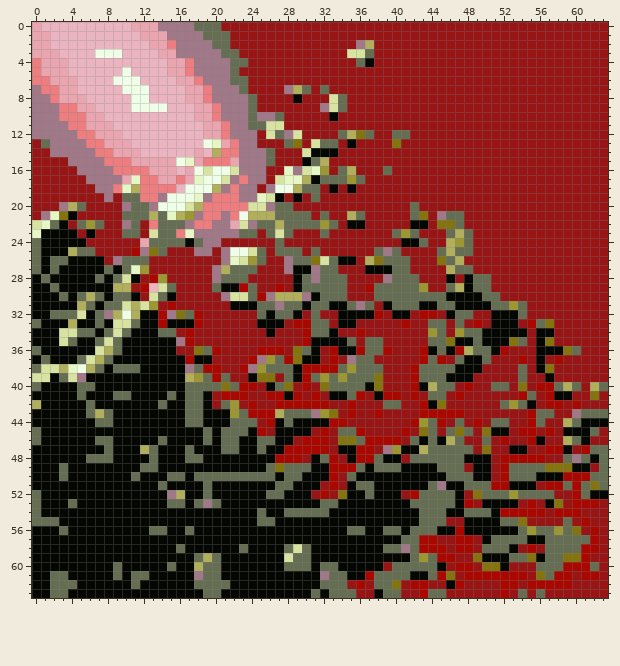
One commit to this pixel-art sprite: testdata/splash32.png. The picture above is the old version.
The file is 64x64 pixels.
Now the later version:
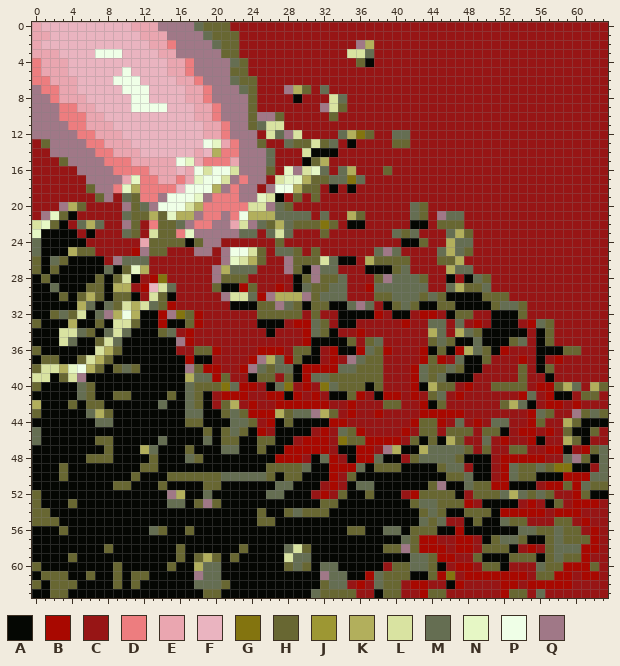
Palette (. is transparent): A #050703  B #a80800  C #971515  D #ed7d7f  E #eaa6b0  F #eab4c0  G #83740f  H #686732  J #9d9733  K #b2af5c  L #d9e3a1  M #656e52  N #e6f7c5  P #efffe7  Q #a07887
Edits made:
y 0: x 19..21 MMC -> HHH
y 1: x 20..22 MMC -> HHH
y 2: x 1 E -> F; x 21..22 MC -> HH
y 3: x 21..22 MM -> HH
y 4: x 23 M -> H; x 36 M -> H
y 5: x 22..23 MC -> HH
y 6: x 23..24 MC -> HH
y 7: x 24 C -> H; x 30 M -> H
y 8: x 24 M -> H
y 9: x 24 M -> H; x 34 M -> H
y 10: x 24 M -> H; x 27 M -> H; x 33 A -> H
y 11: x 24 M -> H
y 12: x 37 M -> H
y 13: x 1 M -> H; x 25 C -> H; x 29..30 GC -> HH; x 32 M -> H; x 40..41 GC -> HH
y 15: x 3 C -> H; x 31 M -> H
y 16: x 26 C -> H; x 32 J -> M; x 39 M -> H
y 17: x 31..32 AM -> HH; x 35 J -> G
y 18: x 6 C -> H; x 30..31 MM -> HH
y 19: x 7 C -> H; x 11 M -> H; x 29 A -> H; x 31 M -> H
y 20: x 5 M -> H; x 11 M -> H; x 28 M -> H; x 43 C -> H
y 21: x 3 G -> H; x 11..12 MM -> HH; x 14 M -> H; x 17 J -> K; x 36 M -> H; x 43 G -> H
y 22: x 2 M -> H; x 6 J -> K; x 11 M -> H; x 14..15 MM -> HH; x 26 M -> H; x 29..33 MMMJM -> HHHGH; x 45..47 GGM -> HHH
y 23: x 11 M -> H; x 14..15 MM -> HH; x 32 M -> H; x 41 J -> H; x 48 M -> H
y 24: x 13..16 MMMM -> HHHH; x 18 M -> H; x 27 M -> H; x 43 M -> H; x 47 J -> M
y 25: x 5..6 MM -> HH; x 13..14 GM -> HH; x 25 M -> H; x 29 M -> H; x 31 M -> H; x 48 M -> H
y 26: x 0 M -> H; x 3 M -> H; x 24..25 JM -> KH; x 29..31 MMG -> HHH; x 38..41 GMMM -> HHHH; x 45..46 GM -> HH
y 27: x 0 M -> H; x 2 M -> H; x 10 M -> H; x 12 J -> K; x 29 A -> H; x 40 M -> H
y 28: x 1 M -> H; x 7 M -> H; x 9 M -> H; x 14 J -> G; x 21..23 MMM -> HHH; x 30 M -> H; x 32..33 MM -> HH; x 38 C -> H; x 43 C -> H; x 50 M -> H
y 29: x 6..7 AA -> HH; x 20 M -> H; x 24 M -> H; x 31..32 MM -> HH; x 43 J -> M; x 48..49 AM -> HH
y 30: x 3 M -> H; x 5 M -> H; x 7 M -> H; x 9..10 MM -> HH; x 14 M -> H; x 31 A -> H; x 38..39 MM -> HH; x 43 M -> H; x 45 M -> H; x 50..52 MMC -> HHH
y 31: x 9 M -> H; x 13..14 JC -> MH; x 25..26 MM -> HH; x 29 M -> H; x 31..32 MM -> HH; x 40 M -> H; x 42 M -> H; x 45..46 MM -> HH; x 51 M -> H; x 53..54 JM -> MH
y 32: x 2 M -> H; x 4 M -> H; x 17 M -> H; x 25..29 MAMMA -> HHHHH; x 31 M -> H; x 47..48 MM -> HH; x 54 M -> H
y 33: x 0 M -> H; x 7 M -> H; x 11 M -> H; x 17 A -> H; x 32 M -> H; x 57 G -> H
y 34: x 6 M -> H; x 14 M -> H; x 32 M -> H; x 44 J -> K; x 47 J -> K; x 49 M -> H; x 57 A -> H
y 35: x 7 M -> H; x 35 M -> H; x 37 M -> H; x 44 M -> H; x 46 G -> H; x 53 G -> H; x 57 G -> H
y 36: x 0 M -> H; x 9 M -> H; x 18..19 GM -> HH; x 29..30 GM -> HH; x 38 M -> H; x 45 M -> H; x 50 M -> H; x 59..60 GM -> HH
y 37: x 1..2 MA -> HH; x 5 M -> H; x 8 M -> H; x 26 J -> K; x 29 G -> H; x 37..38 MC -> HH; x 44 M -> H; x 50 M -> H
y 38: x 0 M -> H; x 7 M -> H; x 9 M -> H; x 11 M -> H; x 18 M -> H; x 25..26 JM -> MH; x 35..38 JMMM -> MHHH; x 44..45 MM -> HH; x 47 A -> H; x 54 M -> H; x 57 G -> H
y 39: x 3 M -> H; x 18 J -> M; x 21 M -> H; x 25..26 GG -> HH; x 28 M -> H; x 32..38 JMJMMMG -> MHHHHHH; x 44 M -> H; x 54 M -> H
y 40: x 0 M -> H; x 6 M -> H; x 18..20 MMM -> HHH; x 34..36 MMM -> HHH; x 38 G -> H; x 45..46 MM -> HH; x 51..54 MMCG -> HHHH; x 58 M -> H; x 63 M -> H
y 41: x 6 A -> H; x 9..10 MM -> HH; x 15 M -> H; x 18 M -> H; x 35 M -> H; x 44 M -> H; x 61..62 CG -> HH
y 42: x 4 A -> H; x 6..7 MA -> HH; x 18 M -> H; x 21..22 MJ -> HK; x 39..40 MM -> HH; x 45 G -> H; x 52..53 MJ -> HK
y 43: x 0 A -> H; x 8 M -> H; x 21..23 AJM -> HMH; x 28 M -> H; x 32..33 JG -> KH; x 57 M -> H; x 61 M -> H; x 63 M -> H
y 44: x 17..18 MM -> HH; x 24 M -> H; x 28 M -> H; x 43..44 JM -> HH; x 56 M -> H; x 60 M -> H
y 45: x 19 M -> H; x 21 M -> H; x 23 M -> H; x 35 M -> H; x 43..44 GM -> HH; x 46..48 MGM -> HHH; x 50..51 GA -> HH; x 59 A -> H; x 62 M -> H
y 46: x 7..8 MM -> HH; x 21..22 MM -> HH; x 25..26 MM -> HH; x 35..36 GM -> HH; x 42 M -> H; x 44 M -> H; x 47 M -> H; x 60 M -> H
y 47: x 8 M -> H; x 17 M -> H; x 25 M -> H; x 40 J -> K; x 48 M -> H; x 50 G -> H; x 53..54 AA -> HH; x 62 M -> H
y 48: x 6..8 MMM -> HHH; x 13 M -> H; x 18 M -> H; x 42 M -> H; x 47 M -> H; x 61 M -> H
y 49: x 3 M -> H; x 12..13 MM -> HH; x 26..29 MGMM -> HHHH; x 38..40 MMM -> HHH; x 45 M -> H; x 54..55 MM -> HH; x 57 G -> H
y 50: x 3 M -> H; x 11 M -> H; x 15..20 MMAMMM -> HHHHHH; x 26 M -> H; x 28..29 MM -> HH; x 35 M -> H; x 46..47 MM -> HH; x 54..55 MM -> HH
y 51: x 9..10 AA -> HH; x 14 M -> H; x 19..20 MA -> HH; x 44 M -> H; x 49..50 MM -> HH; x 59 M -> H; x 62..63 GM -> HH
y 52: x 0 M -> H; x 34 G -> H; x 37 M -> H; x 43..46 MMMM -> HHHH; x 49..51 GMM -> HHH; x 53 J -> K; x 55 M -> H; x 57 M -> H; x 61 M -> H
y 53: x 0 M -> H; x 4 M -> H; x 18 M -> H; x 20 M -> H; x 32..33 MM -> HH; x 42 M -> H; x 45..47 MMA -> HHH; x 58 G -> H
y 54: x 0..1 MA -> HH; x 25 M -> H; x 28 M -> H; x 30..32 MMM -> HHH; x 43 M -> H; x 45 M -> H; x 48..50 MMM -> HHH
y 55: x 0..2 MMM -> HHH; x 25..26 MM -> HH; x 44 M -> H; x 49 A -> H; x 53..54 MG -> HH; x 58..59 CM -> HH
y 56: x 3 M -> H; x 14 M -> H; x 17 M -> H; x 35..36 MM -> HH; x 42..44 MMM -> HHH; x 55..60 JMMJMG -> MHHMHH
y 57: x 42 M -> H; x 51 M -> H; x 54 M -> H; x 57 M -> H; x 59..61 MMM -> HHH
y 58: x 8 A -> H; x 16 M -> H; x 23 M -> H; x 30 M -> H; x 39..40 MM -> HH; x 42 M -> H; x 50..52 MMM -> HHH; x 57 M -> H
y 59: x 4 A -> H; x 16 A -> H; x 18 M -> H; x 20 M -> H; x 22 A -> H; x 43..44 JM -> MH; x 49 G -> H; x 53..55 MMG -> HHH; x 57 M -> H; x 59..60 GG -> HH
y 60: x 0 A -> H; x 9 M -> H; x 15 M -> H; x 28 M -> H; x 30 M -> H; x 40..41 MM -> HH; x 44 M -> H; x 50..51 GG -> HH; x 57..58 MM -> HH; x 62 M -> H
y 61: x 1..3 AMM -> HHH; x 6 A -> H; x 9 M -> H; x 11..12 MM -> HH; x 39..41 MMM -> HHH; x 44 M -> H; x 56..57 GM -> HH
y 62: x 0 A -> H; x 2..4 MMM -> HHH; x 9 A -> H; x 11 M -> H; x 21 M -> H; x 32 M -> H; x 39..40 MG -> HH
y 63: x 2..3 MM -> HH; x 19..20 MM -> HH; x 32..35 AMMM -> HHHH; x 39..40 MM -> HH; x 44..45 MM -> HH; x 53..54 CM -> HH
